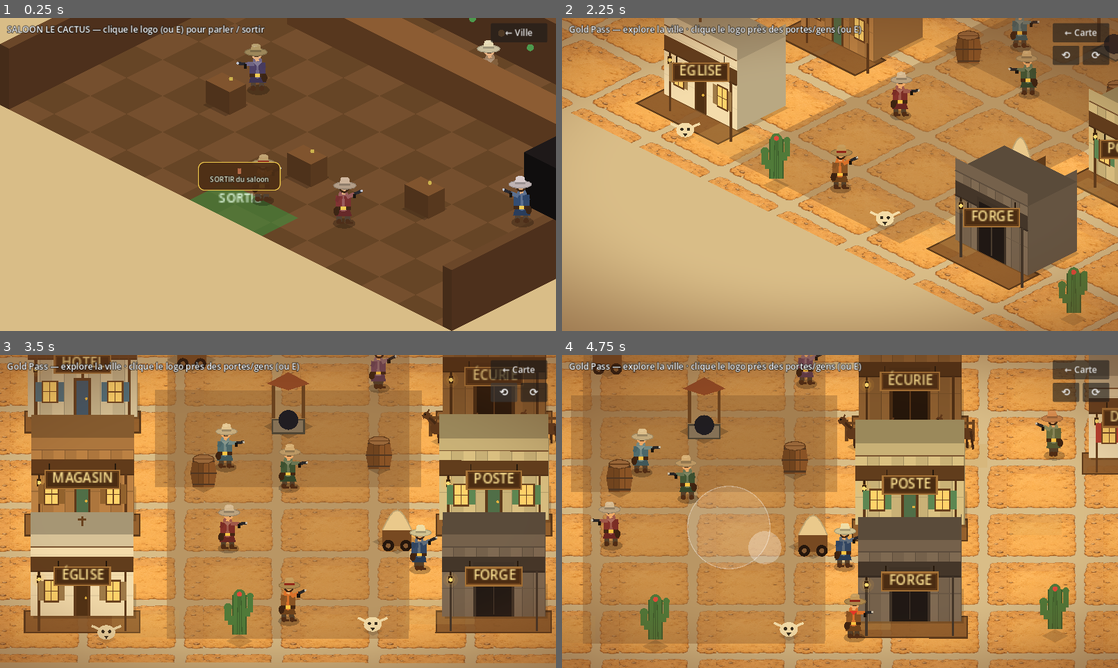
Above: before the commit, frames 1-4 (two rows, left to right).
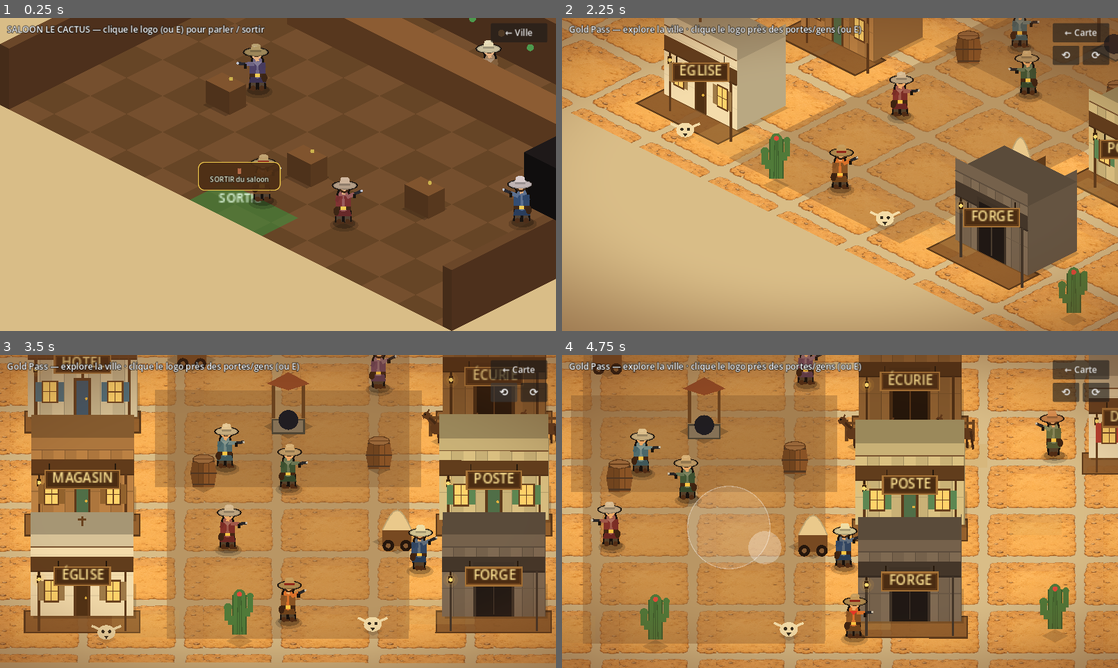
Above: after the commit, the same moments.

Repository: sebadiaz/Cowboys
Game: Godot game, scene res://scenes/levels/Saloon.tscn
Two runs of this game, one before a commit and one after it. Both use one fixed random seed, a clock stepped at 60 frames per second and the inputs below. This scene is started directly instead of the project's main scene.
Inputs (mouse positions are in pixels of both pictures, inside the frame that each line leads up to):
- Up to frame 1 (0.25 s): no input
- Up to frame 2 (2.25 s): click "← Ville" at 0.5 s; click "← Carte" at 1.25 s; click (628, 218) at 2.02 s
- Up to frame 3 (3.5 s): click "⟲" at 2.75 s
- Up to frame 4 (4.75 s): tap Enter at 3.5 s; move the mouse to (962, 495) at 3.52 s; hold D (move_right) 3.53-4.25 s; hold Space (fire) 3.53-4.25 s; click (962, 495) at 3.67 s; drag from (728, 527) to (812, 574) at 4.27 s

The runs differ from the first frame. In frame 1, 0.2% of the frame differs, in the area x 43-96%, y 8-66%; in frame 2, 0.4%; in frame 3, 0.7%; in frame 4, 0.9%, in the area x 6-91%, y 0-93%.

Commit message:
Identite AV: musique western synthetisee en boucle (theme menus/ville + tension mission) + contour encre & ombre de contact sur les personnages (silhouettes lisibles, look cartoon premium)

Diff:
--- a/scripts/audio_manager.gd
+++ b/scripts/audio_manager.gd
@@ -14,6 +14,10 @@
 var _next := 0
 var _rng := RandomNumberGenerator.new()
 var muted := false
+var _music: AudioStreamPlayer
+var _music_streams: Dictionary = {}
+var _current_music := ""
+const MUS_LEN := 9.6
 
 
 func _ready() -> void:
@@ -24,6 +28,12 @@
 		add_child(p)
 		_players.append(p)
 	_build_all()
+	_music = AudioStreamPlayer.new()
+	_music.bus = "Master"
+	add_child(_music)
+	if SaveManager.has_signal("settings_changed"):
+		SaveManager.settings_changed.connect(func(_s): _apply_music_volume())
+	_apply_music_volume()
 
 
 ## Joue un son par nom, avec une légère variation de hauteur pour la vie.
@@ -41,6 +51,87 @@
 	p.volume_db = volume_db + saved_volume_db
 	p.pitch_scale = 1.0 + _rng.randf_range(-pitch_var, pitch_var)
 	p.play()
+
+
+# --- Musique (boucles synthétisées) ---
+
+func play_music(name: String) -> void:
+	if not (SaveManager.has_method("audio_enabled") and SaveManager.audio_enabled()):
+		stop_music()
+		return
+	if _current_music == name and _music.playing:
+		return
+	if not _music_streams.has(name):
+		var gen := (func(t): return _theme(t)) if name == "tension" else (func(t): return _theme(t))
+		if name == "tension":
+			gen = func(t): return _tension(t)
+		_music_streams[name] = _make_loop(MUS_LEN, gen)
+	_current_music = name
+	_music.stream = _music_streams[name]
+	_music.play()
+
+
+func stop_music() -> void:
+	_current_music = ""
+	if _music != null:
+		_music.stop()
+
+
+func _apply_music_volume() -> void:
+	if _music == null:
+		return
+	if SaveManager.has_method("audio_enabled") and not SaveManager.audio_enabled():
+		_music.stop()
+		return
+	var v := SaveManager.sfx_volume_db() if SaveManager.has_method("sfx_volume_db") else 0.0
+	_music.volume_db = v - 7.0       # la musique reste sous les bruitages
+	if _current_music != "" and not _music.playing:
+		_music.stream = _music_streams.get(_current_music)
+		_music.play()
+
+
+## AudioStreamWAV bouclé sans couture (le générateur tuile la durée).
+func _make_loop(duration: float, gen: Callable) -> AudioStreamWAV:
+	var wav := _make(duration, gen)
+	wav.loop_mode = AudioStreamWAV.LOOP_FORWARD
+	wav.loop_begin = 0
+	wav.loop_end = int(duration * MIX_RATE)
+	return wav
+
+
+func _pluck(t: float, freq: float) -> float:
+	var e := _env(t, 0.004, 0.5)
+	var v := sin(TAU * freq * t) * 0.7 + sin(TAU * freq * 2.0 * t) * 0.18 + sin(TAU * freq * 3.0 * t) * 0.08
+	return v * e * e
+
+
+## Thème western chaleureux : basse + arpège guitare (do-do-fa-sol), shaker doux.
+func _theme(t: float) -> float:
+	var beat := 0.6
+	var i := int(t / beat) % 16
+	var lt := fmod(t, beat)
+	var roots := [261.63, 261.63, 349.23, 392.00]   # C C F G (1 accord / mesure)
+	var root: float = roots[(i / 4) % roots.size()]
+	var arp := [1.0, 1.25, 1.5, 2.0]
+	var s := 0.0
+	if i % 2 == 0:
+		s += _pluck(lt, root * 0.5) * 0.45            # basse sur temps 1 & 3
+	s += _pluck(lt, root * arp[i % 4]) * 0.30         # arpège
+	s += _noise() * _env(lt, 0.001, 0.05) * 0.04      # shaker
+	return s * 0.5
+
+
+## Thème tension (mission) : drone grave + arpège mineur nerveux + shaker rapide.
+func _tension(t: float) -> float:
+	var beat := 0.4
+	var i := int(t / beat) % 24
+	var lt := fmod(t, beat)
+	var root := 196.00   # G
+	var arp := [1.0, 1.2, 1.5]                         # teinte mineure
+	var s := sin(TAU * root * 0.5 * t) * 0.09          # drone
+	s += _pluck(lt, root * arp[i % 3]) * 0.17
+	s += _noise() * _env(lt, 0.001, 0.035) * 0.05
+	return s * 0.6
 
 
 # --- Construction des sons ---
--- a/scripts/character_art.gd
+++ b/scripts/character_art.gd
@@ -42,6 +42,17 @@
 
 	var footL := base + Vector2(-5 - sw, -1)
 	var footR := base + Vector2(5 + sw, -1)
+	var head_pre := shoulder + Vector2(side * 1.0, -8.0)
+	# Ombre de contact douce (deux couches) pour décoller du sol.
+	ci.draw_colored_polygon(_ellipse(base + Vector2(1, 3), 16.5, 7.6), Color(0, 0, 0, 0.16))
+	# Contour "encre" : silhouette sombre derrière les couches colorées (look cartoon premium).
+	var ink := Color(0.09, 0.07, 0.06)
+	ci.draw_line(hip + Vector2(-4, 0), footL + Vector2(0, 1), ink, 10.0)
+	ci.draw_line(hip + Vector2(4, 0), footR + Vector2(0, 1), ink, 10.0)
+	_capsule(ci, hip, shoulder, 15.5, ink)
+	ci.draw_circle(head_pre, 7.8, ink)
+	ci.draw_colored_polygon(_ellipse(head_pre + Vector2(side * 0.8, -2.5), 15.2, 5.6), ink)
+
 	ci.draw_line(hip + Vector2(-4, 0), footL, pal["pants"], 6.0)
 	ci.draw_line(hip + Vector2(4, 0), footR, pal["pants"], 6.0)
 	_boot(ci, footL, side, pal["boots"])
--- a/scripts/crew_screen.gd
+++ b/scripts/crew_screen.gd
@@ -62,6 +62,7 @@
 	back.pressed.connect(func() -> void: GameManager.goto_world_map())
 	row.add_child(back)
 
+	AudioManager.play_music("theme")
 	_refresh()
 
 
--- a/scripts/main_menu.gd
+++ b/scripts/main_menu.gd
@@ -86,6 +86,7 @@
 	reset.modulate = Color(1, 1, 1, 0.6)
 	reset.pressed.connect(_on_reset_save)
 	box.add_child(reset)
+	AudioManager.play_music("theme")
 
 
 func _on_play() -> void:
--- a/scripts/mission_manager.gd
+++ b/scripts/mission_manager.gd
@@ -113,6 +113,7 @@
 		hud.show_toast("%s%s" % [lbl, (" — " + diff) if diff != "" else ""])
 	_pick_contract()
 	_update_objective()
+	AudioManager.play_music("tension")
 
 
 ## Contrat (défi) de la banque : déterministe sur les banques procédurales.
--- a/scripts/town.gd
+++ b/scripts/town.gd
@@ -85,6 +85,7 @@
 	position = _cam
 	_build_ui()
 	_setup_atmosphere()
+	AudioManager.play_music("theme")
 
 
 ## Teinte d'ambiance propre à chaque ville (désert, canyon rouge, neige, nuit…).
--- a/scripts/world_map.gd
+++ b/scripts/world_map.gd
@@ -71,6 +71,7 @@
 	resized.connect(_layout)
 	_layout()
 	set_process(true)
+	AudioManager.play_music("theme")
 
 
 func _process(delta: float) -> void:
Not shown, changed: TODO.md
